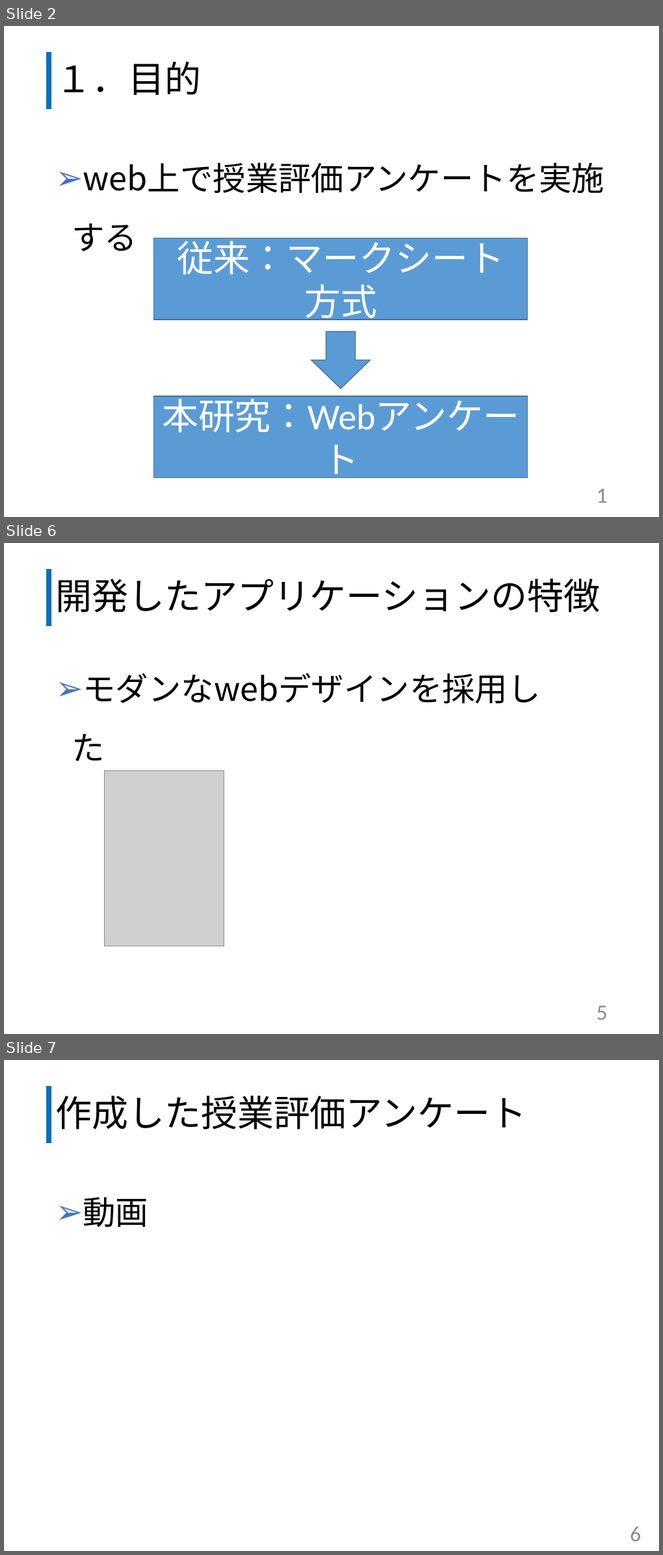
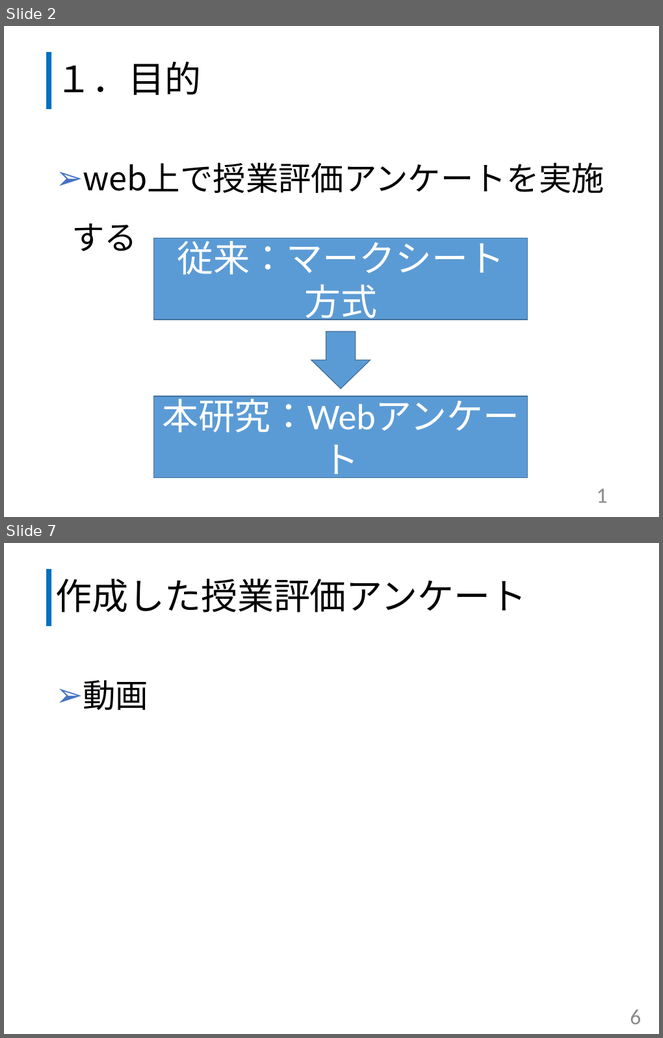
Before and after one commit to kazuwo/kosen-graduation-thesis, a slide deck: 卒業研究発表スライド.pptx. Shown one above the other, each under a label of ours: slides 2, 6 and 7 before the commit, slides 2 and 7 after it; the slides between them are not shown. The pictures are 663x1555 and 663x1038 pixels, drawn with LibreOffice and Linux fonts; fonts in the diff are those of the drawing; grey boxes stand for pictures; background and template pictures are left out. Boxes give left, top, right and bottom in pixels: in the first picture for what was removed or moved away, otherwise in the second. Text is boxed around its words. In the diff, an @@ line names an element or a change of style, - is before the commit and + after.

```diff
--- a/卒業研究発表スライド.pptx
+++ b/卒業研究発表スライド.pptx
@@ slide 6 removed at (4, 543, 659, 1034), background #FFFFFF; not listed: 1 template element that a slide beside it also shows @@
@@ title removed at (55, 579, 600, 613) @@
-開発したアプリケーションの特徴
@@ text removed at (83, 673, 541, 704) @@
-➢ モダンなwebデザインを採用した
@@ picture removed at (104, 771, 224, 947) @@
@@ page number removed at (597, 1006, 608, 1020) @@
-5
```
Also in this commit, not shown: 6 slides changed, 3 slides added, 8 other slides removed, 1 other file.
